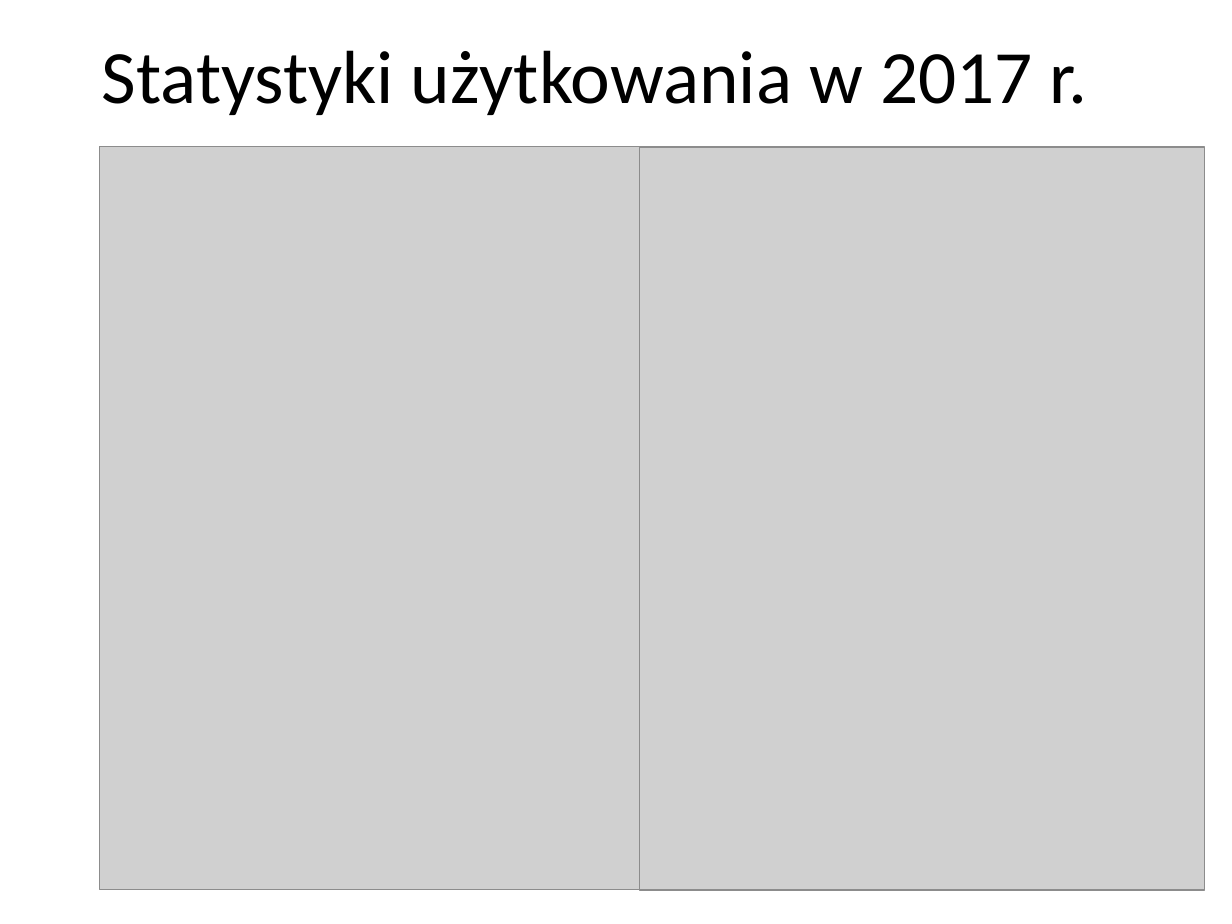
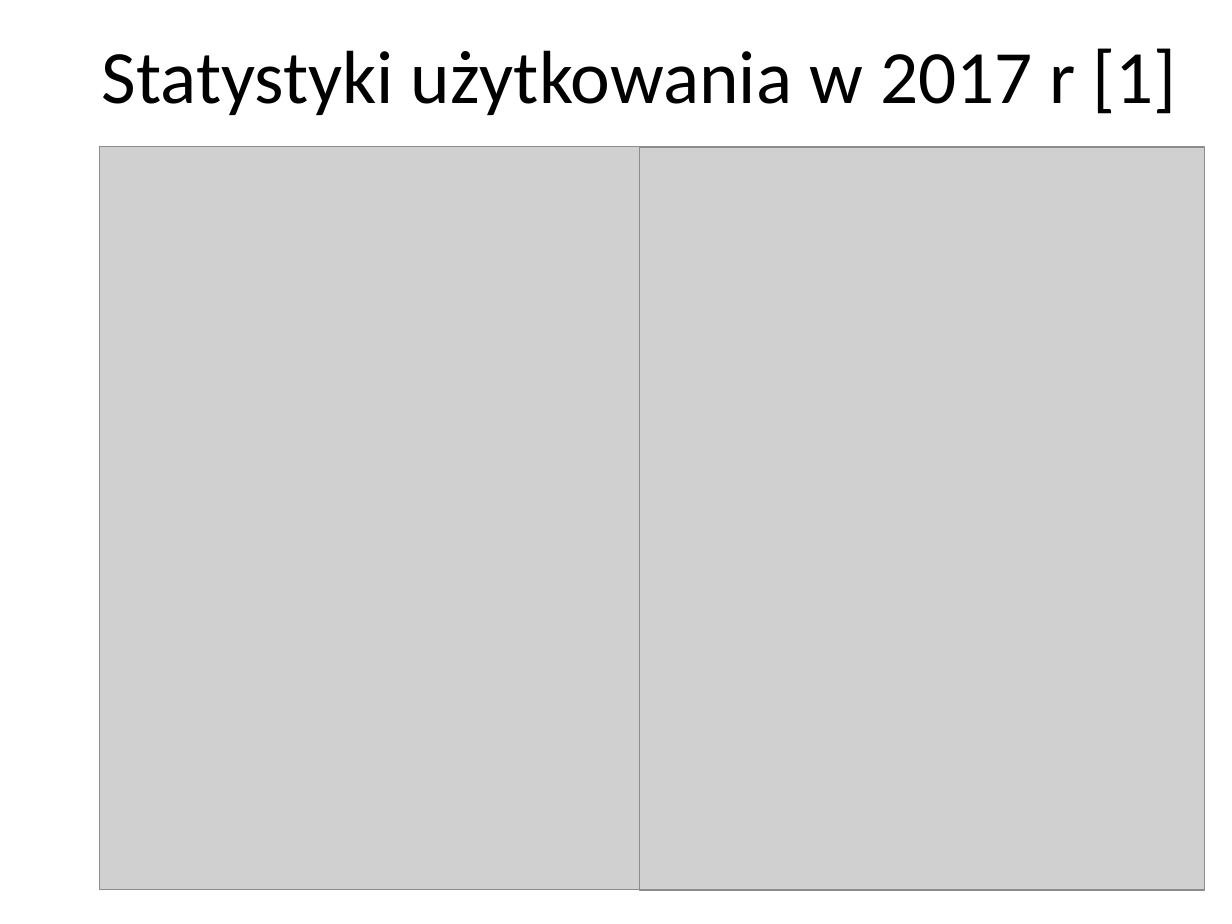
Before and after one commit to pwr227078/Reports, a slide deck: slide 13 of VPN/VPN.pptx (slide 12 before the commit). Drawn at 1232x924 pixels with LibreOffice and Linux fonts; fonts in the diff are those of the drawing; grey boxes stand for pictures; background and template pictures are left out. Boxes give left, top, right and bottom in pixels: in the first picture for what was removed or moved away, otherwise in the second. Text is boxed around its words. In the diff, an @@ line names an element or a change of style, - is before the commit and + after.

```diff
--- a/VPN/VPN.pptx
+++ b/VPN/VPN.pptx
@@ text at [102, 48, 1177, 115]: text changed @@
-Statystyki użytkowania w 2017 r.
+Statystyki użytkowania w 2017 r [1]
```
Also in this commit, not shown: 7 other slides changed, 2 slides added, 2 other files.
